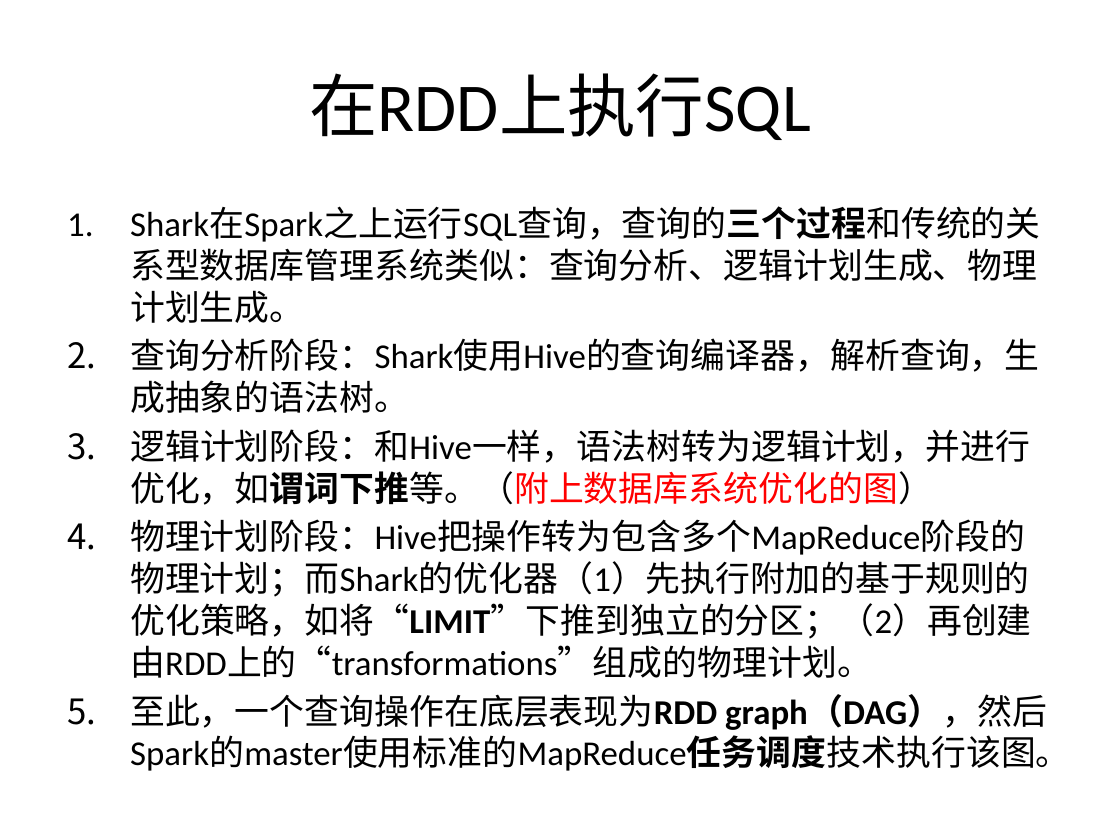
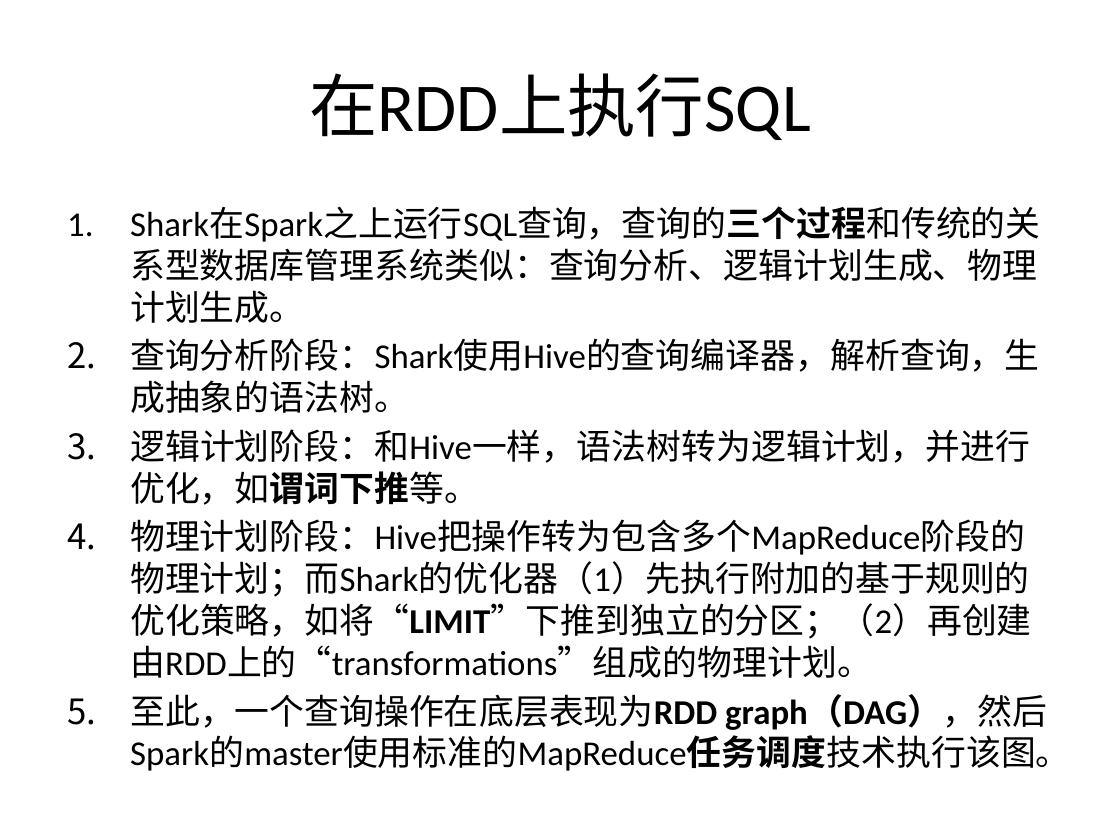
Before and after one commit to wuxingdexian/seminar, a slide deck: slide 26 of 整合.pptx. Drawn at 1120x840 pixels with LibreOffice and Linux fonts; fonts in the diff are those of the drawing. Boxes give left, top, right and bottom in pixels: in the first picture for what was removed or moved away, otherwise in the second. Text is boxed around its words. In the diff, an @@ line names an element or a change of style, - is before the commit and + after.

```diff
--- a/整合.pptx
+++ b/整合.pptx
@@ text at <box>130,429,1030,505</box>: text changed @@
-3. 逻辑计划阶段：和Hive一样，语法树转为逻辑计划，并进行优化，如谓词下推等。（附上数据库系统优化的图）
+3. 逻辑计划阶段：和Hive一样，语法树转为逻辑计划，并进行优化，如谓词下推等。
```
Also in this commit, not shown: 4 other slides changed, 7 slides added, 1 slide removed, 1 other file.
